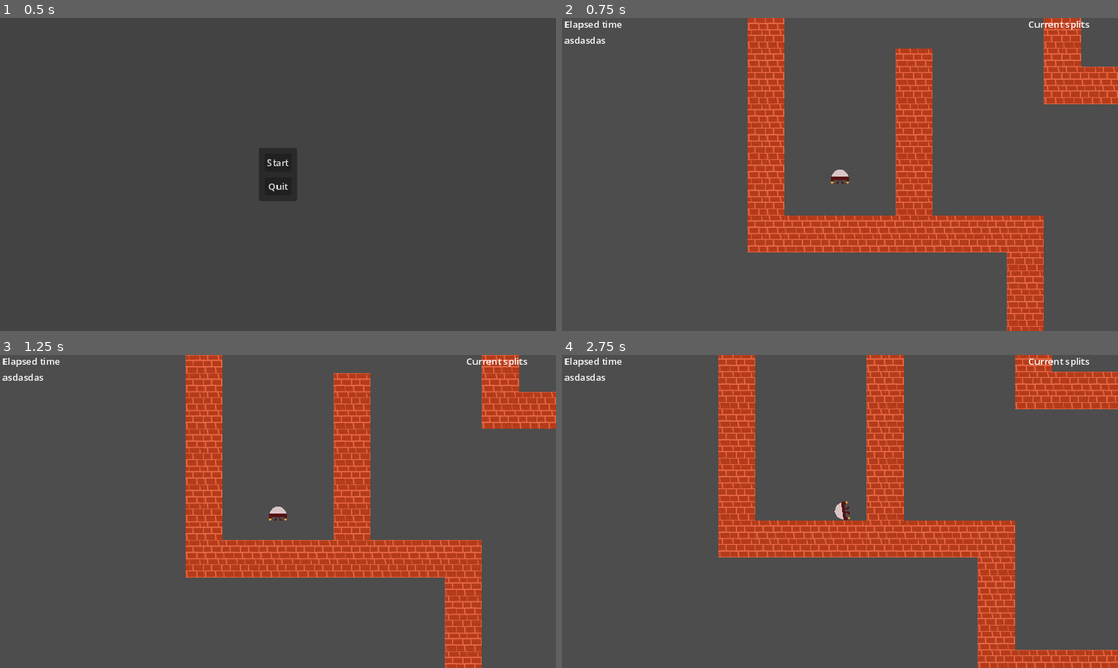
Above: before the commit, frames 1-4 (two rows, left to right).
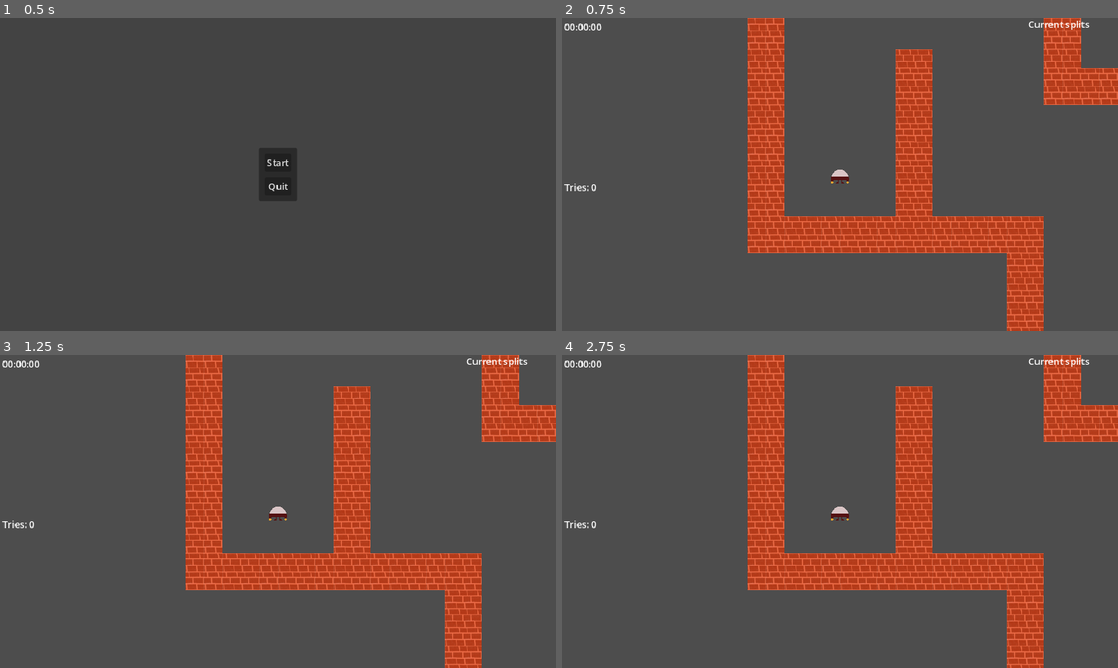
Above: after the commit, the same moments.

Repository: klek/space_kitten
Game: Godot game, scene res://scenes/game/game.tscn
Two runs of this game, one before a commit and one after it. Both use one fixed random seed, a clock stepped at 60 frames per second and the inputs below.
Inputs (mouse positions are in pixels of both pictures, inside the frame that each line leads up to):
- Up to frame 1 (0.5 s): no input
- Up to frame 2 (0.75 s): click "Start" at 0.5 s
- Up to frame 3 (1.25 s): no input
- Up to frame 4 (2.75 s): move the mouse to (962, 495) at 1.27 s; press the mouse at (962, 495) at 1.28 s; right-click (962, 495) at 1.55 s; move the mouse to (728, 527) at 2.02 s; release the mouse at (728, 527) at 2.03 s; right-click (728, 527) at 2.1 s; click (728, 527) at 2.3 s

Frame 1 is identical in both runs. In frame 2, 5.6% of the frame differs, in the area x 0-100%, y 0-100%; in frame 3, 10%; in frame 4, 29%.

Commit message:
FEAT: Add a stopwatch clock to the UI
This commit adds a stopwatch clock to the game and represents this in
the UI to the top left. This stopwatch is used to show the time passed
since the current level started.

This commit also adds a display count of how many tries that has been
made on the current level.

In addition to the above the commit also adds a countdown timer which
is currently only mechanically used, ie it holds the game paused for
three seconds. There should be a UI element to display the remaining
time, however this has not been implemented yet.

This commit also contains minor code cleanup and addition of
documentation to some parts of the code

Diff:
--- /dev/null
+++ b/resources/date_time.gd
@@ -0,0 +1,57 @@
+class_name date_time
+extends Resource
+
+const MAX_CENTESIMAL_COUNT = 100
+const MAX_SECOND_COUNT = 60
+const MAX_MINUTE_COUNT = 60
+const MAX_HOUR_COUNT = 24
+
+## Milliseconds
+@export_range(0, MAX_CENTESIMAL_COUNT - 1) var centesimal : int = 0
+## Seconds
+@export_range(0, MAX_SECOND_COUNT - 1) var seconds : int = 0
+## Minutes
+@export_range(0, MAX_MINUTE_COUNT - 1) var minutes : int = 0
+## Hours
+@export_range(0, MAX_HOUR_COUNT - 1) var hours : int = 0
+## Days
+@export var days : int = 0
+
+
+# Internal variable for keeping track of delta_time since last call
+#var delta_seconds : float = 0.0
+var delta_centesimal : float = 0.0
+
+## Function to update the time
+func update_time(delta : float ) -> void:
+	# Update the internal variable with delta (in seconds) * 1000
+	delta_centesimal += ( delta * MAX_CENTESIMAL_COUNT )
+	# If the delta_centesimal is less than one, we return
+	if ( delta_centesimal < 1.0 ):
+		return
+
+	# We have reached the treshold and need to update variables
+	var delta_int_cent : int = delta_centesimal
+	delta_centesimal -= delta_int_cent
+
+	# Update individual variables, based on their order
+	centesimal += delta_int_cent
+	seconds += centesimal / MAX_CENTESIMAL_COUNT
+	minutes += seconds / MAX_SECOND_COUNT
+	hours += minutes / MAX_MINUTE_COUNT
+	days += hours / MAX_HOUR_COUNT
+
+	# Finally wrap each variable if the exceed their range
+	centesimal = centesimal % MAX_CENTESIMAL_COUNT
+	seconds = seconds % MAX_SECOND_COUNT
+	minutes = minutes % MAX_MINUTE_COUNT
+	hours = hours % MAX_HOUR_COUNT
+
+
+## Function that resets the internal variables to zero
+func reset_time() -> void:
+	centesimal = 0
+	seconds = 0
+	minutes = 0
+	hours = 0
+	days = 0
--- a/scenes/character/flying_saucer.gd
+++ b/scenes/character/flying_saucer.gd
@@ -18,7 +18,6 @@
 var right_thruster_offset : Vector2
 var thrust_left : Vector2 = Vector2.ZERO
 var thrust_right : Vector2 = Vector2.ZERO
-var should_teleport : bool = false
 
 func _ready() -> void:
 	# Get the offset position of each thruster
@@ -36,15 +35,10 @@
 
 #func _physics_process(delta: float) -> void:
 func _integrate_forces(state: PhysicsDirectBodyState2D) -> void:
-	if !should_teleport:
-		#thruster_left_dir.target_position = thrust_left
-		state.apply_force(thrust_left, left_thruster_offset)
-		#thruster_rigth_dir.target_position = thrust_right
-		state.apply_force(thrust_right, right_thruster_offset)
-	else:
-		should_teleport = false
-		state.transform.origin.x = 0
-		state.transform.origin.y = 0
+	#thruster_left_dir.target_position = thrust_left
+	state.apply_force(thrust_left, left_thruster_offset)
+	#thruster_rigth_dir.target_position = thrust_right
+	state.apply_force(thrust_right, right_thruster_offset)
 
 
 
@@ -76,7 +70,3 @@
 		thrust_right = Vector2.ZERO
 		right_thruster_offset = Vector2.ZERO
 		fire_right.hide()
-
-
-func teleport() -> void:
-	should_teleport = true
--- /dev/null
+++ b/scenes/countdown/countdown_timer.gd
@@ -0,0 +1,60 @@
+class_name countdown_timer
+extends Node
+
+## Triggers each secondsince the timer was started until countdown
+## has ended. This includes the starting of the timer
+## NOTE(klek): Does not trigger for the zero count
+signal on_one_second_hit(remaining : int)
+## Triggers when the countdown ends, ie when the countdown reaches
+## zero
+signal on_countdown_timeout()
+
+## Sets your countdown value
+## NOTE(klek): Specifying a different value for the start()-function
+## call will overwrite this value
+@export var countdown_value : int = 1
+
+const DEFAULT_WAIT_TIME = 1.0
+
+# The internal timer
+var _timer : Timer = Timer.new()
+
+
+func _ready() -> void:
+	# Setup us the be always processing
+	self.process_mode = Node.PROCESS_MODE_ALWAYS
+	add_child(_timer, true)
+	_timer.stop()
+	_timer.autostart = false
+	_timer.one_shot = false
+	_timer.wait_time = DEFAULT_WAIT_TIME
+	_timer.timeout.connect(_on_countdown_timer_timeout)
+
+
+## Starts the timer with the option to choose/change the countdown
+## time
+## NOTE(klek): Only supports 1 or higher integer values to start the
+## countdown from
+func start(countdown : int = 1 ) -> void:
+	# Only support 1 or higher values to start countdown from
+	if ( countdown < 1 ):
+		countdown_value = 1
+	else:
+		countdown_value = countdown
+	# Start the timer
+	_timer.start(DEFAULT_WAIT_TIME)
+	# Since the smallest countdown we support is 1 second
+	# we can manually signal the on_one_second_hit signal here
+	on_one_second_hit.emit(countdown_value)
+
+
+## Callback for when the timer times out, which is every second
+## due to the current configuration
+func _on_countdown_timer_timeout() -> void:
+	countdown_value -= 1
+	if ( countdown_value > 0 ):
+		on_one_second_hit.emit( countdown_value )
+		return
+
+	_timer.stop()
+	on_countdown_timeout.emit()
--- a/scenes/game/game.gd
+++ b/scenes/game/game.gd
@@ -1,26 +1,38 @@
+class_name game
 extends Node
-class_name game
 
-#@onready var flying_saucer: RigidBody2D = $flying_saucer
 
 #@export var ui_scene : PackedScene
 @export var world_scene : PackedScene
 @export var player_scene : PackedScene
 
 @onready var ui: user_interface = %user_interface
+@onready var clock: stop_watch = %clock
 
 # Variables for tracking the amount of re-tries
-var nr_or_retries : int = 0
+var _nr_or_retries : int = -1
 
 # Variables for tracking name
-var node_name_world : String = ""
-var node_name_player : String = ""
+var _node_name_world : String = ""
+var _node_name_player : String = ""
+
+# Countdown timer
+var _countdown_timer : countdown_timer = countdown_timer.new()
+
+# Variables for tracking time passed
+var _time_splits : Array[date_time] = []
 
 func _ready() -> void:
 	# Connect signals from ui to the local callbacks
 	ui.user_requested_quit_game.connect(_on_user_requested_quit_game)
 	ui.user_requested_resume_game.connect(_on_user_requested_resume_game)
 	ui.user_requested_start_game.connect(_on_user_requested_start_game)
+
+	# Add the countdown timer to the tree
+	add_child(_countdown_timer)
+	# Connect countdown timer signals
+	_countdown_timer.on_one_second_hit.connect(_on_one_sec_hit_timer)
+	_countdown_timer.on_countdown_timeout.connect(_on_countdown_timeout_timer)
 
 
 func _input(event: InputEvent) -> void:
@@ -30,6 +42,10 @@
 		_on_user_requested_start_game()
 	if event.is_action_pressed("open_menu"):
 		pause_game()
+
+
+func _process(delta: float) -> void:
+	ui.update_time_elapsed(clock.get_time())
 
 
 func pause_game():
@@ -43,21 +59,21 @@
 func reload_game() -> void:
 	# Load the world we are gonna use
 	# If the world has already been loaded, we change the scene
-	if !node_name_world.is_empty():
+	if !_node_name_world.is_empty():
 		# Remove the old world
-		var node_world : Node = get_node(node_name_world)
+		var node_world : Node = get_node(_node_name_world)
 		remove_child(node_world)
 		node_world.queue_free()
 		# Set the string value to zero
-		node_name_world = ""
+		_node_name_world = ""
 
-	if !node_name_player.is_empty():
+	if !_node_name_player.is_empty():
 		# Remove the old player
-		var node_player : Node = get_node(node_name_player)
+		var node_player : Node = get_node(_node_name_player)
 		remove_child(node_player)
 		node_player.queue_free()
 		# Set the string value to zero
-		node_name_player = ""
+		_node_name_player = ""
 
 	var scene_world : Node2D = load_scene(world_scene)
 	if ( scene_world == null ):
@@ -67,12 +83,12 @@
 	# Add the world as a child
 	add_child(scene_world, true)
 	# Save the node name
-	node_name_world = scene_world.name
+	_node_name_world = scene_world.name
 
 	# Grab the starting position for the player in this world
 	var start_position : Vector2 = Vector2.ZERO
-	if ( get_node(node_name_world).has_method("get_start_position") ):
-		start_position = get_node(node_name_world).get_start_position()
+	if ( get_node(_node_name_world).has_method("get_start_position") ):
+		start_position = get_node(_node_name_world).get_start_position()
 
 	# Load the player
 	var scene_player : Node2D = load_scene(player_scene)
@@ -85,7 +101,7 @@
 	# Add the player as a child
 	add_child(scene_player, true)
 	# Save the node name
-	node_name_player = scene_player.name
+	_node_name_player = scene_player.name
 
 
 func load_scene( scene_to_load: PackedScene ) -> Node2D:
@@ -118,6 +134,26 @@
 	# Reload the world and player
 	reload_game()
 	# Restart the clock
-	# TODO(klek): Implement the clock
+	clock.restart()
+	# Increment nr of tries
+	_nr_or_retries += 1
+	ui.update_nr_of_tries(_nr_or_retries)
+	# Reset the clock
+	ui.update_time_elapsed(clock.get_time())
+	# Start countdown timer
+	_countdown_timer.start(3)
+	# TODO(klek): Update GUI countdown with "Get Ready!"
 	# Unpause the game world
+	#unpause_game()
+
+
+func _on_one_sec_hit_timer(val : int ) -> void:
+	# TODO(klek): Update GUI countdown to show new value
+	pass
+
+
+func _on_countdown_timeout_timer() -> void:
+	# TODO(klek): Update GUI countdown to be hidden
+	# Unpause the game
 	unpause_game()
+	pass
--- a/scenes/game/game.tscn
+++ b/scenes/game/game.tscn
@@ -1,9 +1,19 @@
-[gd_scene load_steps=5 format=3 uid="uid://drrlbdexgwnyd"]
+[gd_scene load_steps=8 format=3 uid="uid://drrlbdexgwnyd"]
 
 [ext_resource type="Script" path="res://scenes/game/game.gd" id="1_gmye7"]
 [ext_resource type="PackedScene" uid="uid://cdaydmfjad5ow" path="res://scenes/ui/user_interface.tscn" id="1_sqg1d"]
-[ext_resource type="PackedScene" uid="uid://dpypjoppaaqqq" path="res://scenes/world/world2.tscn" id="2_gpb5u"]
+[ext_resource type="PackedScene" uid="uid://dpypjoppaaqqq" path="res://scenes/world/world_2.tscn" id="2_gpb5u"]
 [ext_resource type="PackedScene" uid="uid://bgkvxlt53f0kq" path="res://scenes/character/flying_saucer.tscn" id="3_88dor"]
+[ext_resource type="Script" path="res://scenes/stop_watch/stop_watch.gd" id="5_5llqk"]
+[ext_resource type="Script" path="res://resources/date_time.gd" id="6_bq507"]
+
+[sub_resource type="Resource" id="Resource_wfugd"]
+script = ExtResource("6_bq507")
+centesimal = 0
+seconds = 0
+minutes = 0
+hours = 0
+days = 0
 
 [node name="game" type="Node"]
 script = ExtResource("1_gmye7")
@@ -12,3 +22,8 @@
 
 [node name="user_interface" parent="." instance=ExtResource("1_sqg1d")]
 unique_name_in_owner = true
+
+[node name="clock" type="Node" parent="."]
+unique_name_in_owner = true
+script = ExtResource("5_5llqk")
+current_time = SubResource("Resource_wfugd")
--- /dev/null
+++ b/scenes/stop_watch/stop_watch.gd
@@ -0,0 +1,59 @@
+class_name stop_watch
+extends Node
+
+# TODO(klek): Consider using this as an export instead?
+@export var current_time : date_time
+
+# Internal variable for keeping track of elapsed seconds
+var total_time_elapsed_seconds : float = 0.0
+var time
+# Internal variable for keeping track of if the stopwatch is
+# currently running or not
+var is_stopped : bool = true
+
+
+func _process(delta: float) -> void:
+	if ( !is_stopped ):
+		total_time_elapsed_seconds += delta
+		# If the current_time is used, call update function
+		if ( current_time != null ):
+			current_time.update_time(delta)
+
+
+## Stops the stopwatch
+func stop() -> void:
+	is_stopped = true
+
+
+## Starts the stopwatch
+func start() -> void:
+	is_stopped = false
+
+
+## Stops and resets the stopwatch
+## NOTE(klek): Calling get_time*()-functions after this will return
+## zero
+func reset() -> void:
+	is_stopped = true
+	total_time_elapsed_seconds = 0.0
+	if ( current_time != null ):
+		current_time.reset_time()
+
+
+## Restarts the stopwatch, by first resetting it then starting it
+func restart() -> void:
+	reset()
+	start()
+
+
+## Returns the total elapsed time since last reset, as a date_time
+## class object
+## NOTE(klek): This will return null if the user has not assigned
+## a date_time object to the exported variable
+func get_time() -> date_time:
+	return current_time
+
+
+## Returns the total elapsed time in seconds since last reset
+func get_time_seconds() -> float:
+	return total_time_elapsed_seconds
--- /dev/null
+++ b/scenes/stop_watch/stop_watch_scene.gd
@@ -0,0 +1,14 @@
+extends Label
+
+@onready var stop_watch: stop_watch = $stop_watch
+
+func _ready() -> void:
+	stop_watch.reset()
+	stop_watch.start()
+
+
+func _process(delta: float) -> void:
+	var current_time : date_time = stop_watch.get_time()
+	text = ( str(current_time.minutes).pad_zeros(2) + ":" +
+			 str(current_time.seconds).pad_zeros(2) + ":" +
+			 str(current_time.centesimal).pad_zeros(2) )
--- /dev/null
+++ b/scenes/stop_watch/stop_watch_test_node.tscn
@@ -0,0 +1,20 @@
+[gd_scene load_steps=5 format=3 uid="uid://bcyyovhmb45un"]
+
+[ext_resource type="Script" path="res://scenes/stop_watch/stop_watch_scene.gd" id="1_f74yg"]
+[ext_resource type="Script" path="res://scenes/stop_watch/stop_watch.gd" id="2_omyjc"]
+[ext_resource type="Script" path="res://resources/date_time.gd" id="3_hhadw"]
+
+[sub_resource type="Resource" id="Resource_a5bum"]
+script = ExtResource("3_hhadw")
+centesimal = 0
+seconds = 0
+minutes = 0
+hours = 0
+days = 0
+
+[node name="stop_watch" type="Label"]
+script = ExtResource("1_f74yg")
+
+[node name="stop_watch" type="Node" parent="."]
+script = ExtResource("2_omyjc")
+current_time = SubResource("Resource_a5bum")
--- a/scenes/ui/user_interface.gd
+++ b/scenes/ui/user_interface.gd
@@ -12,6 +12,9 @@
 @onready var start_game: Button = %start_game
 @onready var quit_game: Button = %quit_game
 @onready var resume_game: Button = %resume_game
+@onready var time_elapsed: Label = %time_elapsed
+@onready var nr_of_tries: Label = %nr_of_tries
+
 
 func _ready() -> void:
 	# Show main menu
@@ -22,6 +25,7 @@
 	score.hide()
 	pass
 
+
 func _input(event: InputEvent) -> void:
 	if event.is_action_pressed("open_menu"):
 		# Toggle showing menu
@@ -30,11 +34,22 @@
 		score.visible = !score.visible
 
 
+func update_time_elapsed(current_time : date_time) -> void:
+	time_elapsed.text = ( str(current_time.minutes).pad_zeros(2) + ":" +
+						  str(current_time.seconds).pad_zeros(2) + ":" +
+						  str(current_time.centesimal).pad_zeros(2) )
+
+
+func update_nr_of_tries(tries : int ) -> void:
+	nr_of_tries.text = "Tries: " + str(tries)
+
+
 func hide_main_menu() -> void:
 	# Hide the main menu
 	main_menu.hide()
 	# Show the score
 	score.show()
+
 
 func _on_resume_game_pressed() -> void:
 	if main_menu.visible:
--- a/scenes/ui/user_interface.tscn
+++ b/scenes/ui/user_interface.tscn
@@ -91,12 +91,28 @@
 offset_bottom = 550.0
 size_flags_horizontal = 3
 
-[node name="time_elapsed" type="Label" parent="score/HBoxContainer/time_bar/VBoxContainer"]
+[node name="NinePatchRect" type="NinePatchRect" parent="score/HBoxContainer/time_bar/VBoxContainer"]
 layout_mode = 2
+size_flags_vertical = 3
+
+[node name="time_elapsed" type="Label" parent="score/HBoxContainer/time_bar/VBoxContainer/NinePatchRect"]
+unique_name_in_owner = true
+layout_mode = 2
+offset_top = 4.0
+offset_right = 186.0
+offset_bottom = 27.0
 text = "Elapsed time"
 
-[node name="Label2" type="Label" parent="score/HBoxContainer/time_bar/VBoxContainer"]
+[node name="NinePatchRect2" type="NinePatchRect" parent="score/HBoxContainer/time_bar/VBoxContainer"]
 layout_mode = 2
+size_flags_vertical = 3
+
+[node name="nr_of_tries" type="Label" parent="score/HBoxContainer/time_bar/VBoxContainer/NinePatchRect2"]
+unique_name_in_owner = true
+layout_mode = 2
+offset_top = 4.0
+offset_right = 186.0
+offset_bottom = 27.0
 text = "asdasdas"
 
 [node name="Control" type="Control" parent="score/HBoxContainer"]
--- a/scenes/world/world.tscn
+++ b/scenes/world/world.tscn
@@ -2,7 +2,7 @@
 
 [ext_resource type="Script" path="res://scenes/world/world.gd" id="1_2jkuj"]
 [ext_resource type="PackedScene" uid="uid://bgkvxlt53f0kq" path="res://scenes/character/flying_saucer.tscn" id="1_fyjq0"]
-[ext_resource type="PackedScene" uid="uid://dpypjoppaaqqq" path="res://scenes/world/world2.tscn" id="3_m0wcj"]
+[ext_resource type="PackedScene" uid="uid://dpypjoppaaqqq" path="res://scenes/world/world_2.tscn" id="3_m0wcj"]
 [ext_resource type="PackedScene" uid="uid://co1lx4jbdpt0w" path="res://scenes/split_time/split_time.tscn" id="4_wkvb1"]
 
 [sub_resource type="PlaceholderTexture2D" id="PlaceholderTexture2D_fof8o"]
--- a/scenes/world/world2.tscn
+++ b/scenes/world/world_2.tscn
@@ -1,12 +1,12 @@
 [gd_scene load_steps=3 format=4 uid="uid://dpypjoppaaqqq"]
 
 [ext_resource type="TileSet" uid="uid://bg6o58jsd1qfw" path="res://resources/brick_tiles.tres" id="1_dnfpw"]
-[ext_resource type="Script" path="res://scenes/world/world_2.gd" id="2_khxvn"]
+[ext_resource type="Script" path="res://scenes/world/world_script.gd" id="2_khxvn"]
 
 [node name="world" type="Node2D"]
 script = ExtResource("2_khxvn")
 
-[node name="world2" type="TileMapLayer" parent="."]
+[node name="world" type="TileMapLayer" parent="."]
 tile_map_data = PackedByteArray("AAAAAAAAAAAAAAAAAAAAAAEAAAAAAAAAAAAAAAIAAAAAAAAAAAAAAAMAAAAAAAAAAAAAAAQAAAAAAAAAAAAAAA …(4112 unchanged characters)…
 tile_set = ExtResource("1_dnfpw")
 
--- /dev/null
+++ b/scenes/world/world_3.tscn
@@ -0,0 +1,13 @@
+[gd_scene load_steps=3 format=3 uid="uid://cmb7bvsayjns4"]
+
+[ext_resource type="Script" path="res://scenes/world/world_script.gd" id="1_excia"]
+[ext_resource type="TileSet" uid="uid://bg6o58jsd1qfw" path="res://resources/brick_tiles.tres" id="2_6vkk3"]
+
+[node name="world" type="Node2D"]
+script = ExtResource("1_excia")
+
+[node name="TileMapLayer" type="TileMapLayer" parent="."]
+tile_set = ExtResource("2_6vkk3")
+
+[node name="start_position" type="Marker2D" parent="."]
+unique_name_in_owner = true
Renamed: scenes/world/world_2.gd -> scenes/world/world_script.gd
